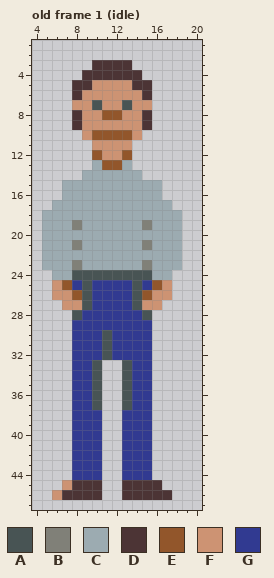
Pixel-art file -- Resources/Character.aseprite. This is how it looked before the edit.
24x48 pixels, 10 frames. Shown: old frame 1 (idle): x 4..20, y 1..47. The commit also changed other frames, which this record leaves out.
Palette (. is transparent): A #485454  B #808078  C #9cabb1  D #4c3435  E #92562b  F #cd9373  G #313a91
Pixels before, old frame 1 (idle), first column x 5:
 3 .....DDDD.....
 4 ....DDDDDD....
 5 ...DDFFFFDD...
 6 ...DFFFFFFD...
 7 ...FFAFFAFF...
 8 ...DFFEEFFD...
 9 ...DFFFFFFD...
10 ....FEEEEF....
11 .....FFFF.....
12 .....EFFE.....
13 .....CEEC.....
14 ....CCCCCC....
15 ..CCCCCCCCCC..
16 ..CCCCCCCCCC..
17 .CCCCCCCCCCCC.
18 CCCCCCCCCCCCCC
19 CCCBCCCCCCBCCC
20 CCCCCCCCCCCCCC
21 CCCBCCCCCCBCCC
22 CCCCCCCCCCCCCC
23 CCCBCCCCCCBCCC
24 .CCAAAAAAAACC.
25 .FEGAGGGGAGEF.
26 .FFEAGGGGAEFF.
27 ..FFAGGGGAFF..
28 ...AGGGGGGA...
29 ...GGGGGGGG...
30 ...GGGAGGGG...
31 ...GGGAGGGG...
32 ...GGGAGGGG...
33 ...GGA..AGG...
34 ...GGA..AGG...
35 ...GGA..AGG...
36 ...GGA..AGG...
37 ...GGA..AGG...
38 ...GGG..GGG...
39 ...GGG..GGG...
40 ...GGG..GGG...
41 ...GGG..GGG...
42 ...GGG..GGG...
43 ...GGG..GGG...
44 ...GGG..GGG...
45 ..FDDD..DDDD..
46 .FDDDD..DDDDD.
The same view after the edit:
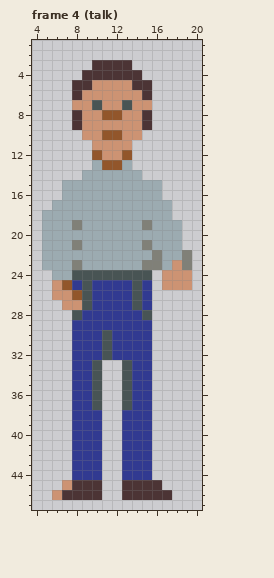
A new or re-ordered frame is compared with the old frame closest to it.
What changed:
{"change": "frames 10 -> 14"}
{"where": "frame 4 (talk) is new; against old frame 1 (idle)"}
{"frame":4,"y":10,"x":10,"old":"E","new":"F"}
{"frame":4,"y":10,"x":13,"old":"E","new":"F"}
{"frame":4,"y":18,"x":18,"old":"C","new":"."}
{"frame":4,"y":22,"x":16,"old":"C","new":"B"}
{"frame":4,"y":22,"x":19,"old":".","new":"B"}
{"frame":4,"y":23,"x":16,"old":"C","new":"B"}
{"frame":4,"y":23,"x":18,"old":"C.","new":"FB"}
{"frame":4,"y":24,"x":16,"old":"CC..","new":".FFF"}
{"frame":4,"y":25,"x":16,"old":"E","new":"."}
{"frame":4,"y":25,"x":18,"old":"..","new":"FF"}
{"frame":4,"y":26,"x":15,"old":"EFF","new":"G.."}
{"frame":4,"y":27,"x":15,"old":"FF","new":"G."}
